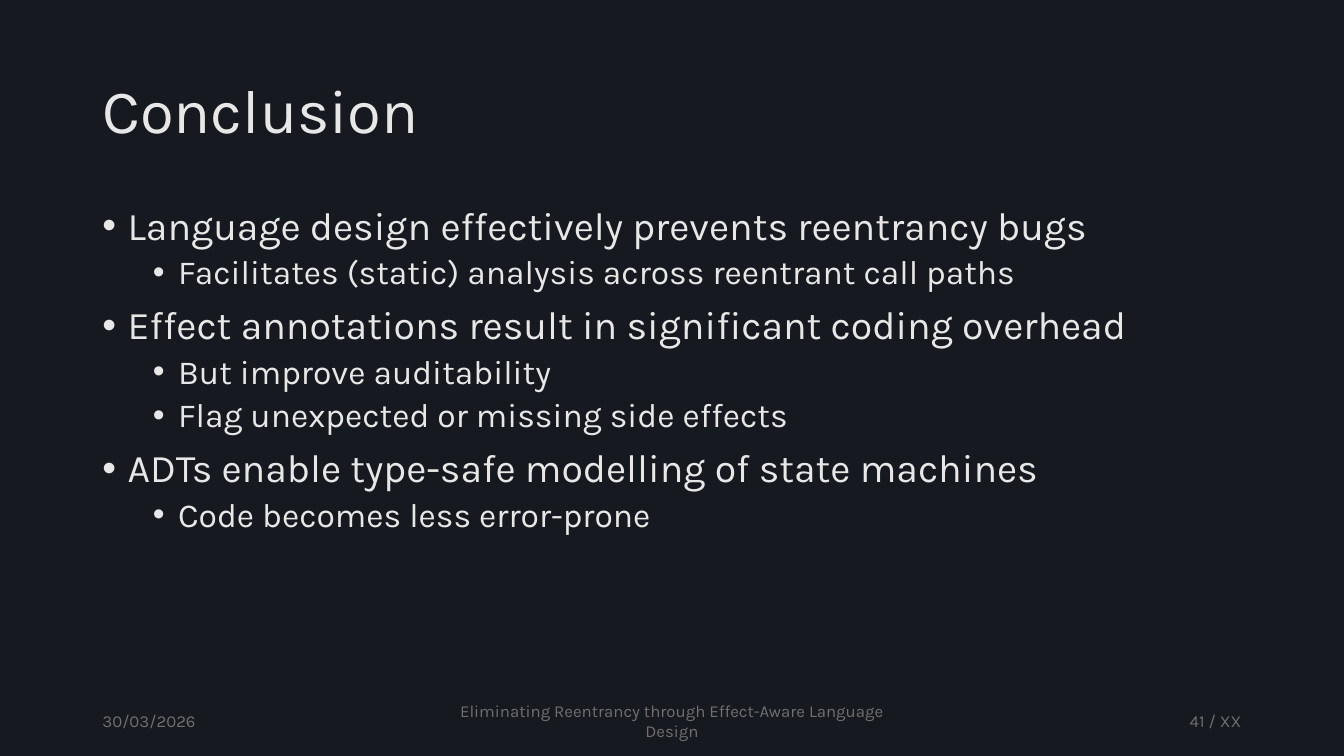
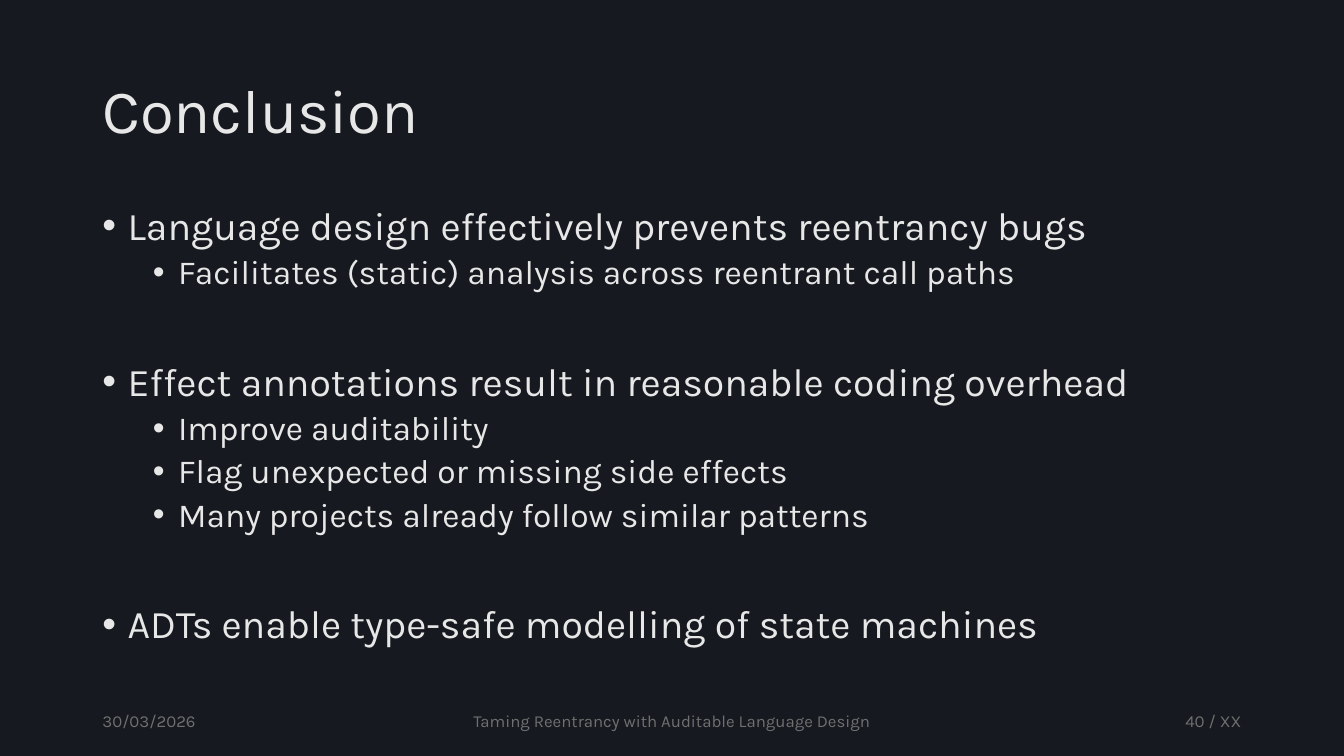
Before and after one commit to tzann/thesis, a slide deck: slide 40 of doc/presentation/Thesis.pptx (slide 41 before the commit). Drawn at 1344x756 pixels with LibreOffice and Linux fonts; fonts in the diff are those of the drawing. Boxes give left, top, right and bottom in pixels: in the first picture for what was removed or moved away, otherwise in the second. Text is boxed around its words. In the diff, an @@ line names an element or a change of style, - is before the commit and + after.

Commit message:
more examples, slides more or less done

```diff
--- a/doc/presentation/Thesis.pptx
+++ b/doc/presentation/Thesis.pptx
@@ text at [128, 369, 1128, 449]: text changed @@
-• Effect annotations result in significant coding overhead
-  • But improve auditability
+• Effect annotations result in reasonable coding overhead
+  • Improve auditability
@@ text at [178, 504, 869, 535]: paragraph added @@
+  • Many projects already follow similar patterns
@@ text at [178, 504, 650, 535]: paragraph removed @@
-  • Code becomes less error-prone
@@ text at [473, 715, 870, 731]: text changed @@
-Eliminating Reentrancy through Effect-Aware Language Design
+Taming Reentrancy with Auditable Language Design
@@ page number at [1185, 716, 1242, 727]: text changed @@
-41 / XX
+40 / XX
```
Also in this commit, not shown: 43 other slides changed, 12 slides added, 11 slides removed, 9 other files.
